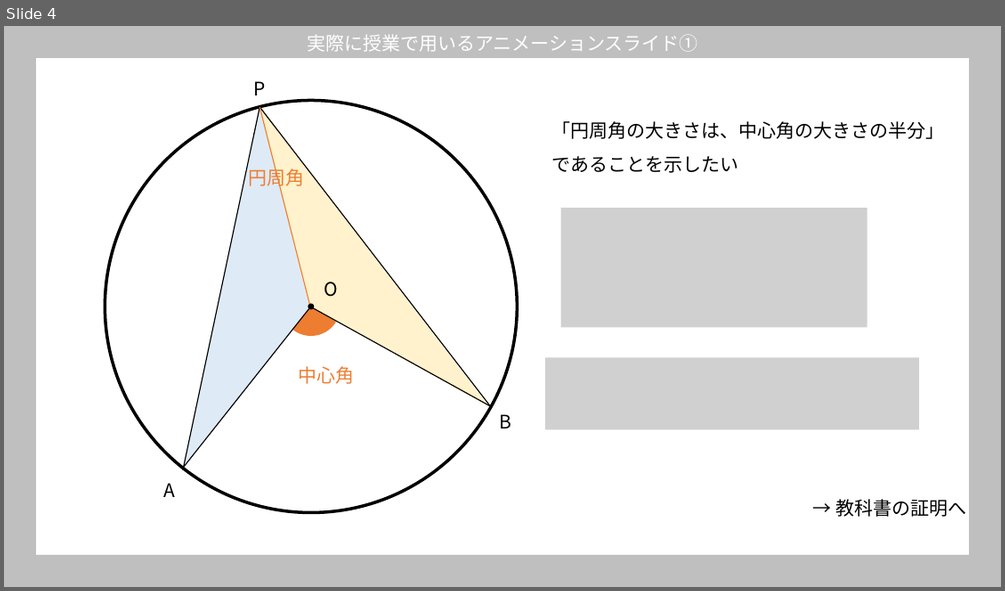
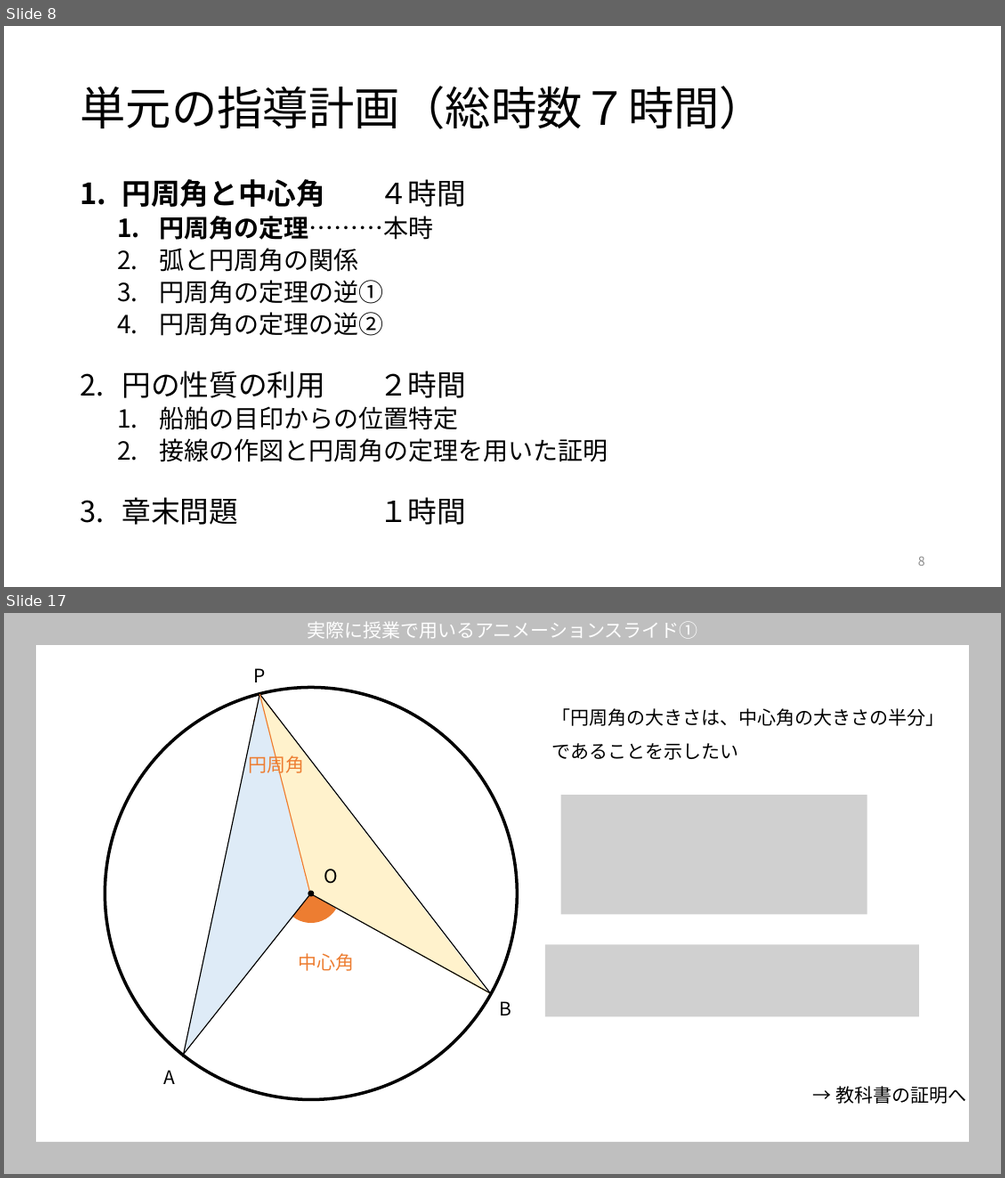
Before and after one commit to ogata222/ogata222.github.io, a slide deck: 円周角の定理_発表会用授業イメージ説明.pptx. Shown one above the other, each under a label of ours: slide 4 before the commit, slides 8 and 17 after it; the slides between them are not shown. The pictures are 1005x591 and 1005x1178 pixels, drawn with LibreOffice and Linux fonts; fonts in the diff are those of the drawing; grey boxes stand for pictures. Boxes give left, top, right and bottom in pixels: in the first picture for what was removed or moved away, otherwise in the second. Text is boxed around its words. In the diff, an @@ line names an element or a change of style, - is before the commit and + after.

```diff
--- a/円周角の定理_発表会用授業イメージ説明.pptx
+++ b/円周角の定理_発表会用授業イメージ説明.pptx
@@ slide 8 added at [4,26,1001,587], background #FFFFFF @@
@@ title added at [80,86,765,129], 44 pt, text #000000 @@
+単元の指導計画（総時数７時間）
@@ text added at [122,179,608,462], 24 pt, text #000000 @@
+1. 円周角と中心角 ４時間
+  1. 円周角の定理………本時
+  2. 弧と円周角の関係
+  3. 円周角の定理の逆①
+  4. 円周角の定理の逆②
+2. 円の性質の利用 ２時間
+  1. 船舶の目印からの位置特定
+  2. 接線の作図と円周角の定理を用いた証明
+3. 章末問題 １時間
@@ page number added at [918,556,925,565], 12 pt, text #8C8C8C @@
+8
@@ what was slide 4 is now slide 17 @@
```
Also in this commit, not shown: 3 slides changed, 15 other slides added, 4 slides removed.
